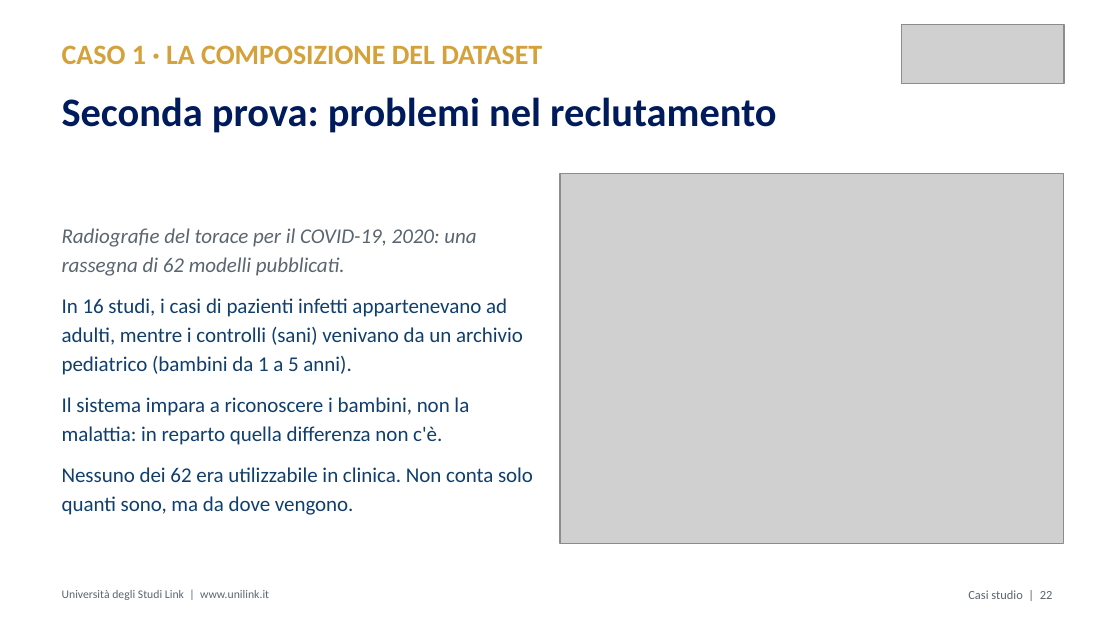
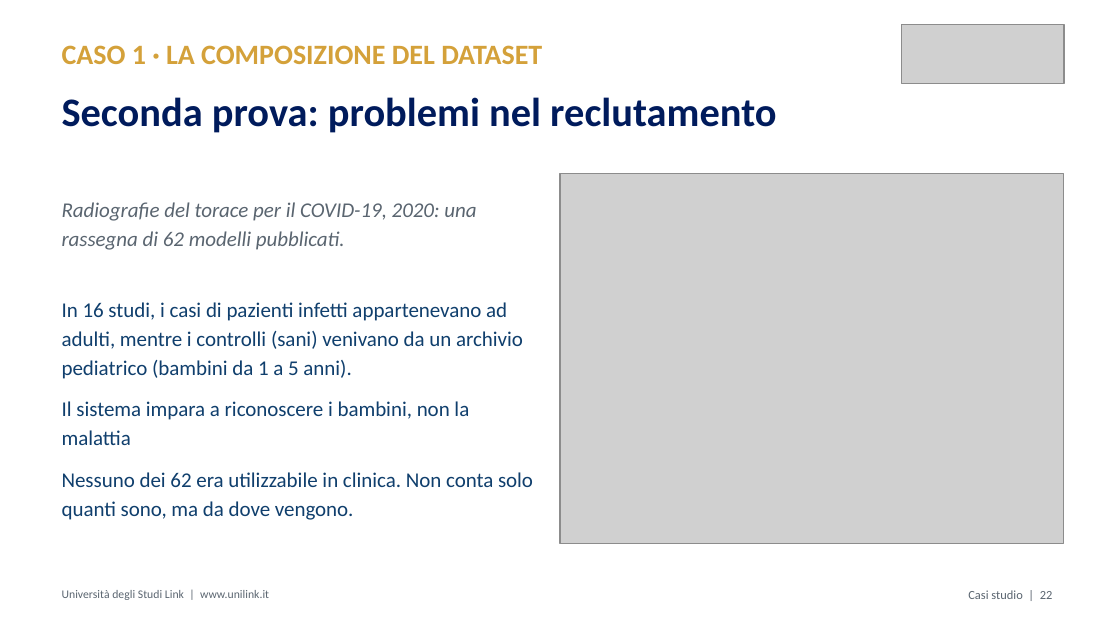
Before and after one commit to MicheleFerramola00/lezioni, a slide deck: slide 26 of slide/M2.4_Ferramola_slide.pptx. Drawn at 1120x630 pixels with LibreOffice and Linux fonts; fonts in the diff are those of the drawing; grey boxes stand for pictures. Boxes give left, top, right and bottom in pixels: in the first picture for what was removed or moved away, otherwise in the second. Text is boxed around its words. In the diff, an @@ line names an element or a change of style, - is before the commit and + after.

```diff
--- a/slide/M2.4_Ferramola_slide.pptx
+++ b/slide/M2.4_Ferramola_slide.pptx
@@ text "Radiografie del torace per il ..." moved from (x1=62, y1=228, x2=533, y2=515) to (x1=62, y1=202, x2=533, y2=520) @@
@@ text at (x1=62, y1=401, x2=469, y2=445): text changed @@
-Il sistema impara a riconoscere i bambini, non la malattia: in reparto quella differenza non c'è.
+Il sistema impara a riconoscere i bambini, non la malattia
```
Also in this commit, not shown: 7 other slides changed, 2 other files.
